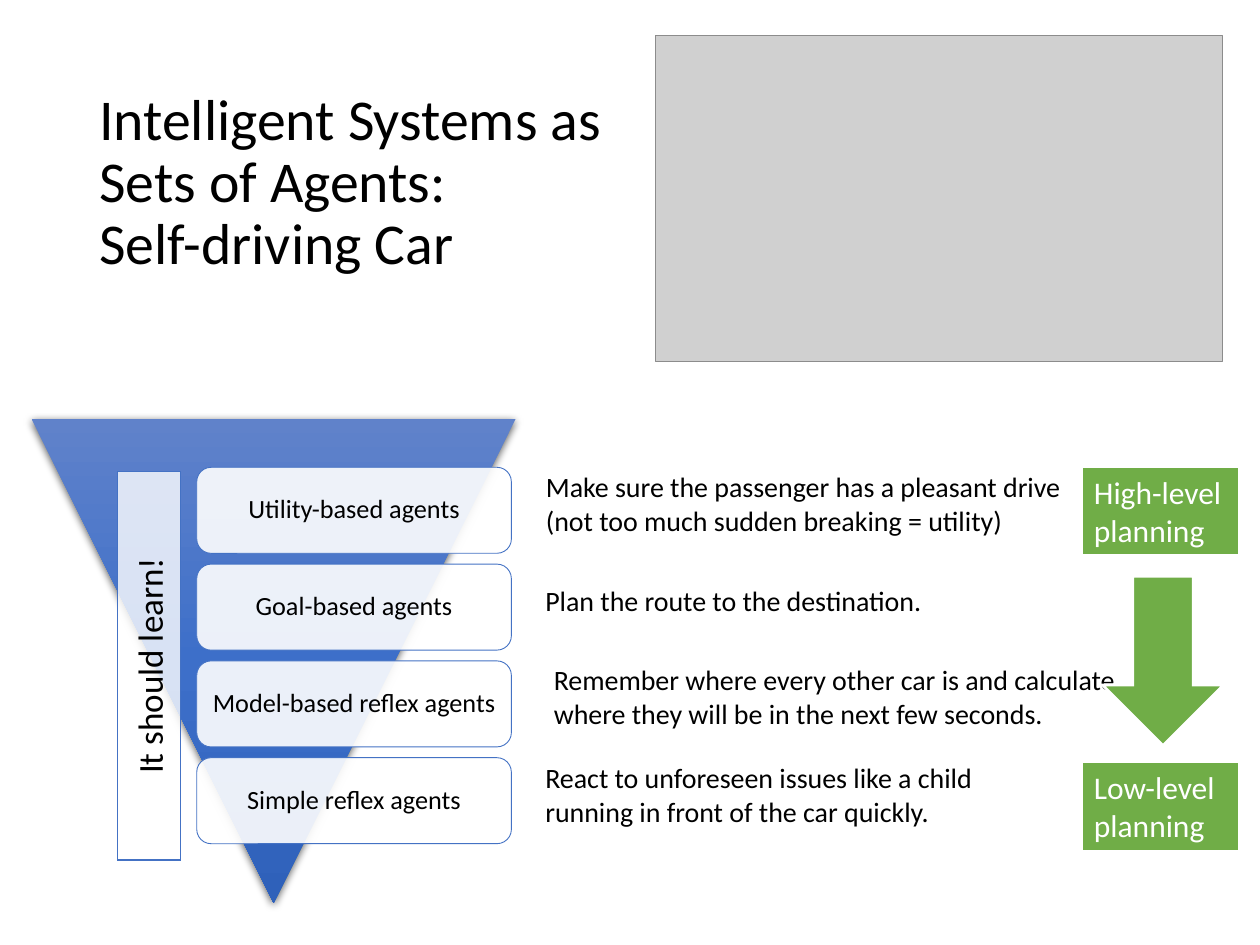
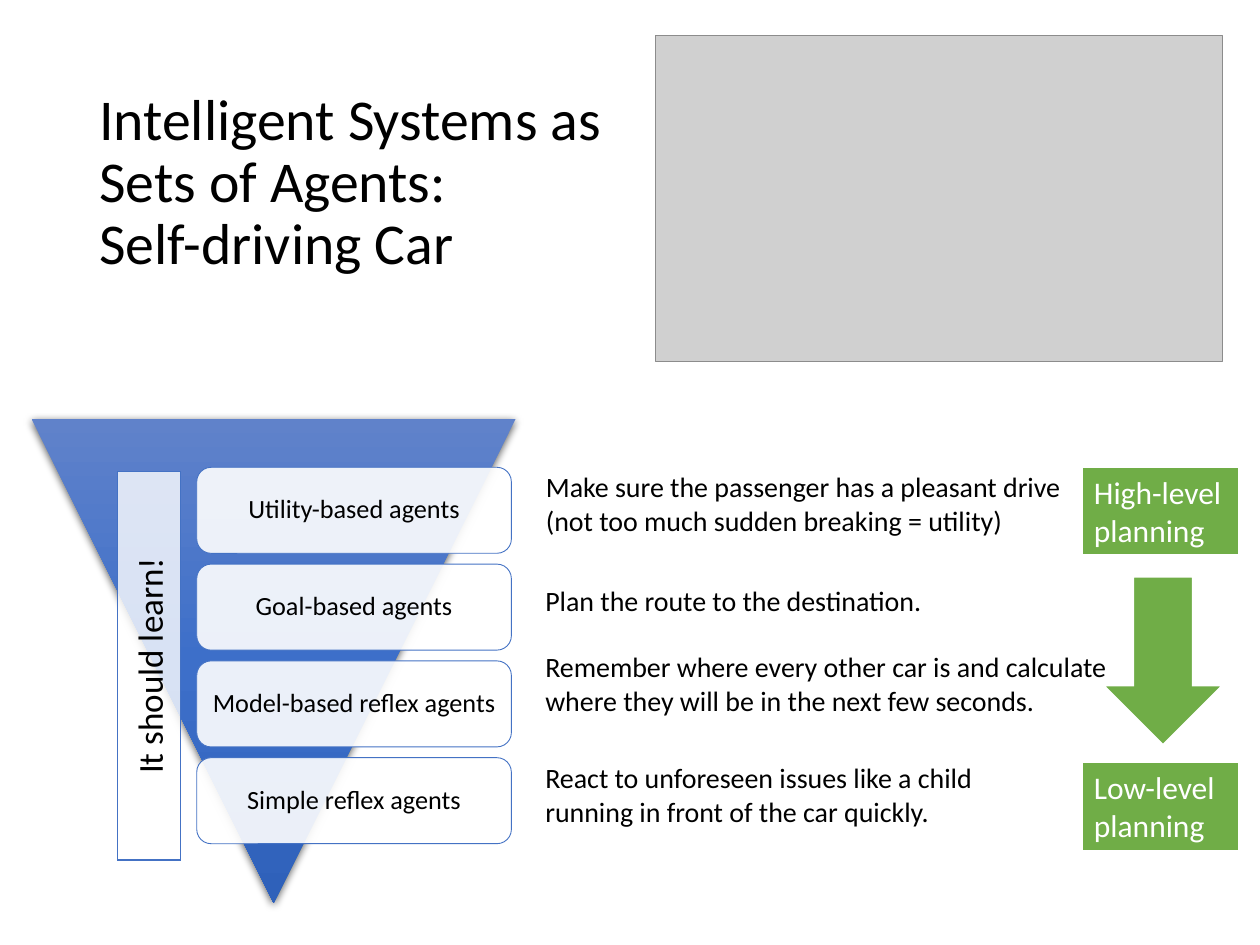
Before and after one commit to mhahsler/CS7320-AI, a slide deck: slide 38 of slides/02_agents.pptx. Drawn at 1260x945 pixels with LibreOffice and Linux fonts; fonts in the diff are those of the drawing; grey boxes stand for pictures. Boxes give left, top, right and bottom in pixels: in the first picture for what was removed or moved away, otherwise in the second. Text is boxed around its words. In the diff, an @@ line names an element or a change of style, - is before the commit and + after.

```diff
--- a/slides/02_agents.pptx
+++ b/slides/02_agents.pptx
@@ text "Remember where every other car ...": place and size @@
-text "Remember where every other car ..." at <box>554,670,1114,729</box>
+text "Remember where every other car ..." at <box>545,657,1106,716</box>
```
Also in this commit, not shown: 6 other slides changed, 1 other file.
